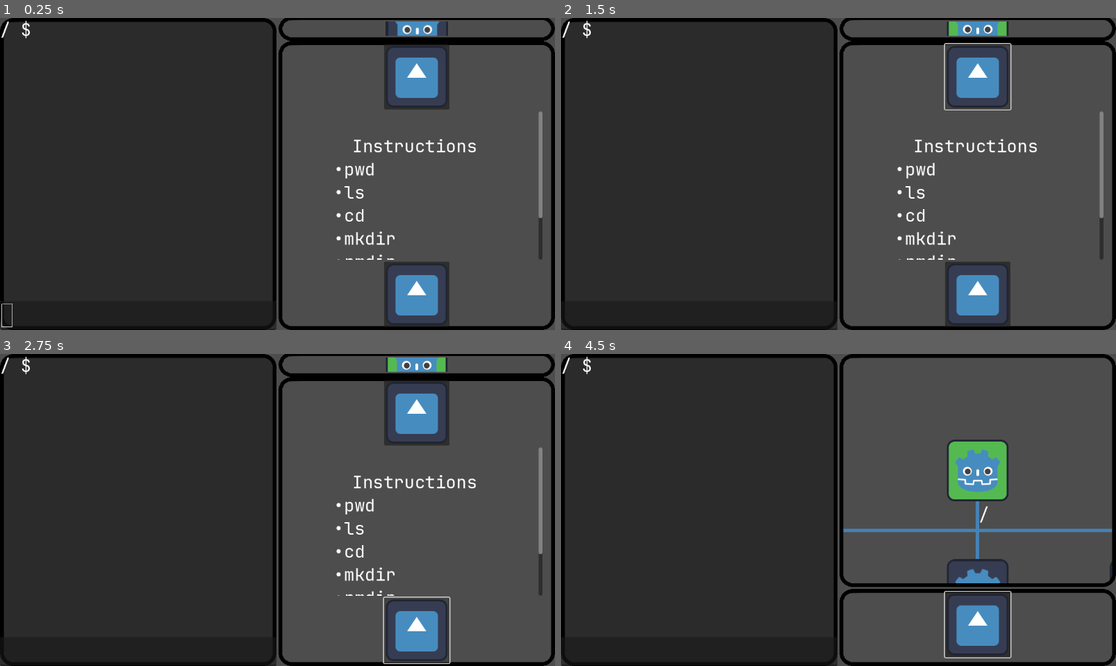
Above: before the commit, frames 1-4 (two rows, left to right).
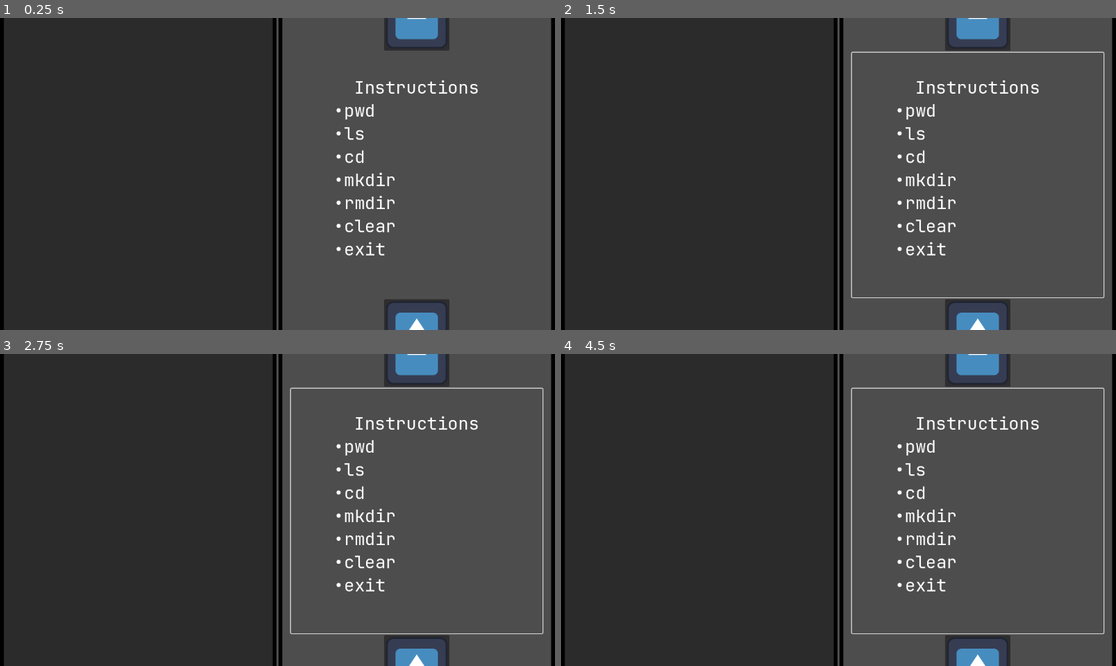
Above: after the commit, the same moments.

Repository: Curtis-Barnhart/GVS
Game: Godot game, scene res://Main.tscn
Two runs of this game, one before a commit and one after it. Both use one fixed random seed, a clock stepped at 60 frames per second and the inputs below. The engine's default icon, where the game draws it, is replaced by a stand-in: a white triangle on a blue panel in a dark square.
Inputs (mouse positions are in pixels of both pictures, inside the frame that each line leads up to):
- Up to frame 1 (0.25 s): no input
- Up to frame 2 (1.5 s): click (977, 77) at 0.52 s; click (977, 289) at 1.27 s
- Up to frame 3 (2.75 s): click (416, 631) at 2.02 s
- Up to frame 4 (4.5 s): click (977, 631) at 2.77 s; click (977, 413) at 3.52 s; tap Enter at 4.25, 4.35 s; move the mouse to (960, 494) at 4.27 s; click (960, 494) at 4.42 s

The runs differ from the first frame. In frame 1, 9.1% of the frame differs, in the area x 0-100%, y 0-100%; in frame 2, 9.8%; in frame 3, 9.9%; in frame 4, 11%.

Commit message:
added smooth scrolling to narrator hiding and showing flow

Diff:
--- a/Main.tscn
+++ b/Main.tscn
@@ -33,5 +33,5 @@
 size_flags_vertical = 3
 
 [node name="Narrator" parent="Right" instance=ExtResource("4_c6jwc")]
-custom_minimum_size = Vector2(0, 600)
+custom_minimum_size = Vector2(0, 800)
 layout_mode = 2
--- a/narrator/narrator.gd
+++ b/narrator/narrator.gd
@@ -1,6 +1,10 @@
 extends Control
 
 var expanded: bool = true
+var target_expanded: bool = true
+var expanding_time: float = 0
+@onready var min_size: float = $VBoxContainer/Toggle.size.y
+const max_size: float = 800
 @onready var label: RichTextLabel = $VBoxContainer/RichTextLabel
 @onready var next: Button = $VBoxContainer/Next
 
@@ -11,18 +15,32 @@
 
 
 # Called every frame. 'delta' is the elapsed time since the previous frame.
-func _process(_delta: float) -> void:
-    pass
+func _process(delta: float) -> void:
+    if self.expanding_time > 0:
+        self.expanding_time -= delta
+        if self.target_expanded:
+            self.custom_minimum_size.y = utils_math.log_interp(
+                self.min_size,
+                self.max_size,
+                1 - (self.expanding_time / 2)
+            )
+        else:
+            self.custom_minimum_size.y = utils_math.log_interp(
+                self.max_size,
+                self.min_size,
+                1 - (self.expanding_time / 2)
+            )
+    elif self.target_expanded != self.expanded:
+        self.expanded = self.target_expanded
+        if self.expanded:
+            self.label.show()
+            self.next.show()
 
 
 func _on_button_pressed() -> void:
     if self.expanded:
-        self.custom_minimum_size.y = 160
         self.label.hide()
         self.next.hide()
-    else:
-        self.label.show()
-        self.next.show()
-        self.custom_minimum_size.y = 600
 
-    self.expanded = not self.expanded
+    self.expanding_time = 2
+    self.target_expanded = not self.target_expanded
